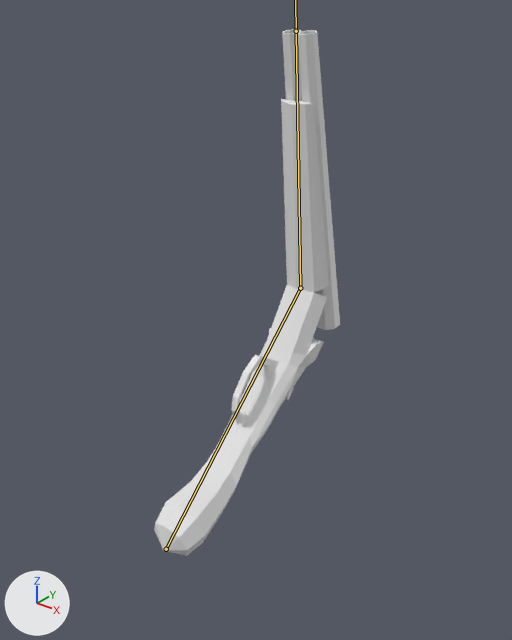
A saved change to the FBX model Assets/Models/shotgun.fbx.
One viewpoint serves both versions: a 50 mm lens placed at (0.353, -0.455, 0.315), pointed at (-0.007, -0.005, 0.036). Lighting does not change. The marker at lower left points along +X, +Y and +Z. Both versions are drawn at frame 52 of the action 'Armature|Reloading'; the numbers are the values there. The bones that bend it are drawn over the model as lines.
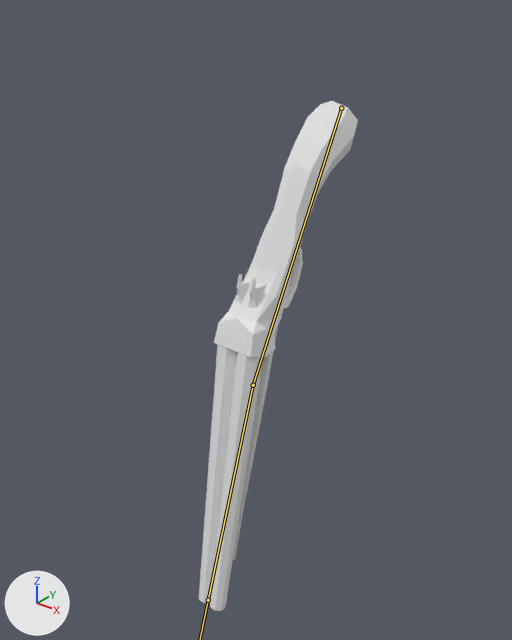
Boxes [x1, y1, x2, y2] around the edits, measured in the pictures (512 x 640 px):
'Cylinder', posed (17% narrower, 9% taller): before [154, 285, 327, 556]; after [214, 101, 358, 397]
'Cylinder.001', posed (13% wider, 8% shorter): before [281, 29, 340, 330]; after [199, 334, 266, 611]
bone 'Bone', root to tip: before (166, 549) to (300, 288); after (341, 108) to (253, 385)
bone 'Bone.001', root to tip: before (300, 288) to (296, 31); after (253, 385) to (208, 600)

The edits, one by one:
Bone 'Bone' (bone_bone) moves from (0.0, 0.336, 0.181) to (0.0, 0.205, -0.219).
Bone 'Bone' (bone_bone) turns from (-119, 0, 0) to (79, 0, 0) degrees about its own x, y and z.
Bone 'Bone.001' (bone_bone_001) turns from (-42, 0, 0) to (-3, 0, 0) degrees about its own x, y and z.
